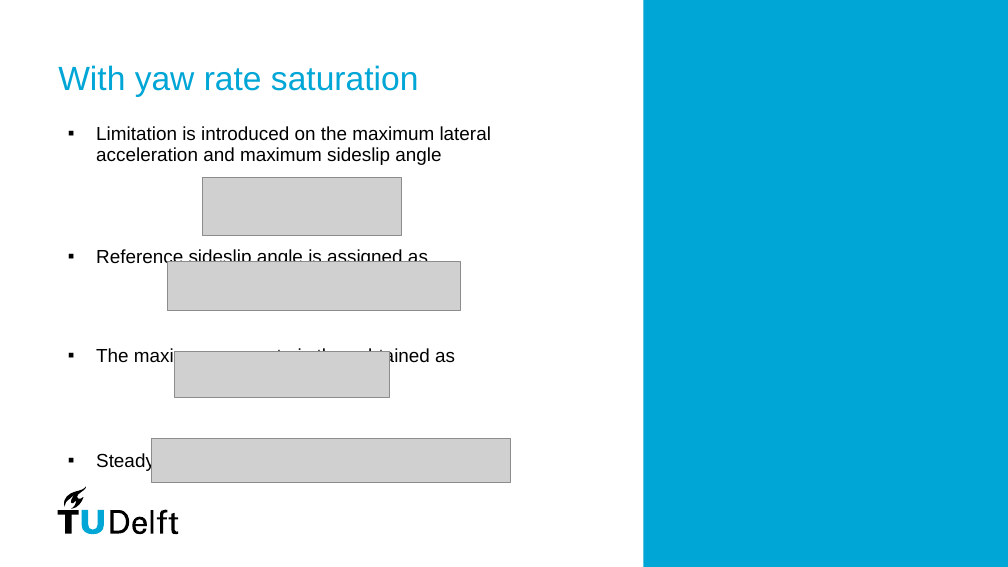
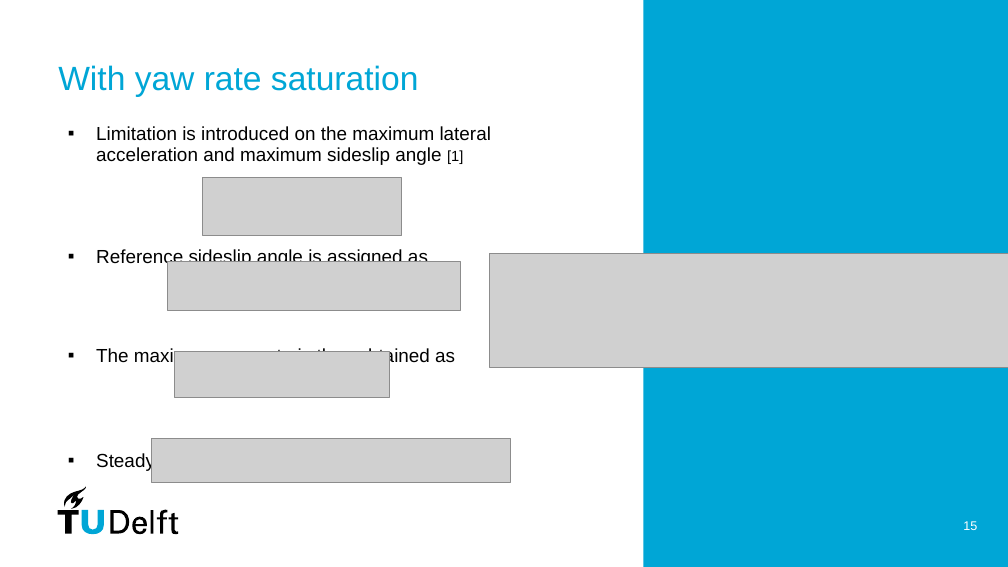
Before and after one commit to PavanPrasad-HG/Vehicle-Dynamics-Control, a slide deck: slide 15 of Group Presentation.pptx (slide 14 before the commit). Drawn at 1008x567 pixels with LibreOffice and Linux fonts; fonts in the diff are those of the drawing; grey boxes stand for pictures. Boxes give left, top, right and bottom in pixels: in the first picture for what was removed or moved away, otherwise in the second. Text is boxed around its words. In the diff, an @@ line names an element or a change of style, - is before the commit and + after.

```diff
--- a/Group Presentation.pptx
+++ b/Group Presentation.pptx
@@ text at (x1=96, y1=126, x2=491, y2=165): text changed @@
-▪ Limitation is introduced on the maximum lateral acceleration and maximum sideslip angle
+▪ Limitation is introduced on the maximum lateral acceleration and maximum sideslip angle [1]
@@ picture added at (x1=489, y1=253, x2=1008, y2=368) @@
@@ page number added at (x1=963, y1=521, x2=977, y2=530), 12 pt, text #FFFFFF @@
+15
```
Also in this commit, not shown: 10 other slides changed, 2 slides added, 2 slides removed, 1 other file.
